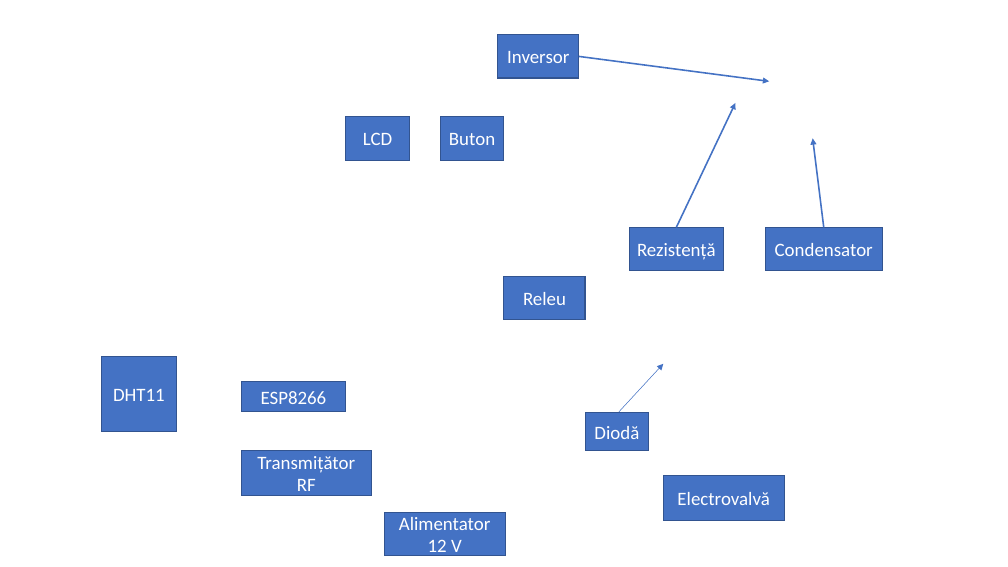
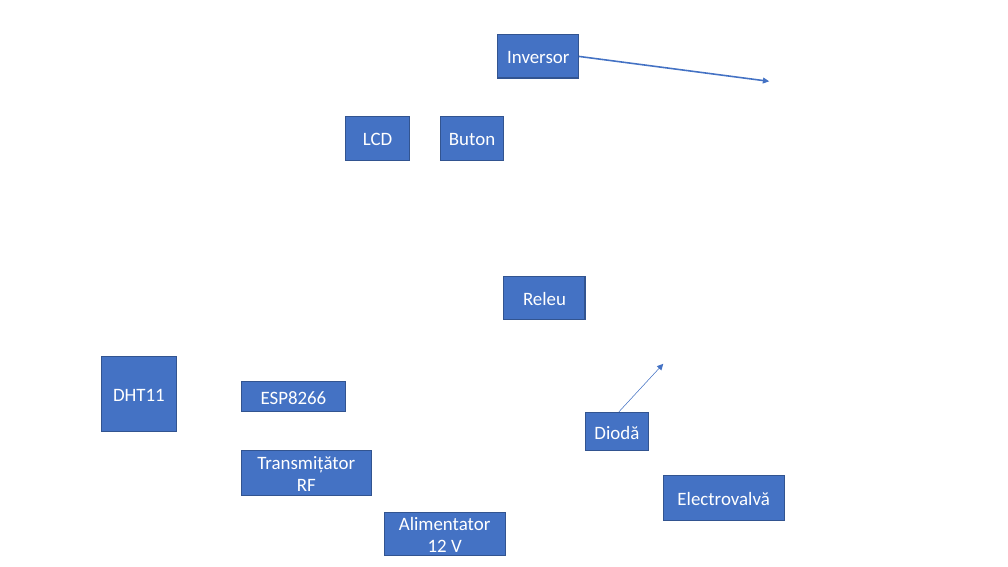
Before and after one commit to VitomirDragan/TemperatureManagement-IOT-, a slide deck: slide 1 of Template etichete modul senzor.pptx. Drawn at 1008x567 pixels with LibreOffice and Linux fonts; fonts in the diff are those of the drawing; background and template pictures are left out. Boxes give left, top, right and bottom in pixels: in the first picture for what was removed or moved away, otherwise in the second. Text is boxed around its words. In the diff, an @@ line names an element or a change of style, - is before the commit and + after.

```diff
--- a/Template etichete modul senzor.pptx
+++ b/Template etichete modul senzor.pptx
@@ arrow removed from (677, 228) to (736, 103) @@
@@ arrow removed from (824, 228) to (813, 138) @@
@@ rectangle removed at <box>629,228,724,271</box> @@
-Rezistență
@@ rectangle removed at <box>765,228,882,271</box> @@
-Condensator
```
Also in this commit, not shown: 19 other files.
